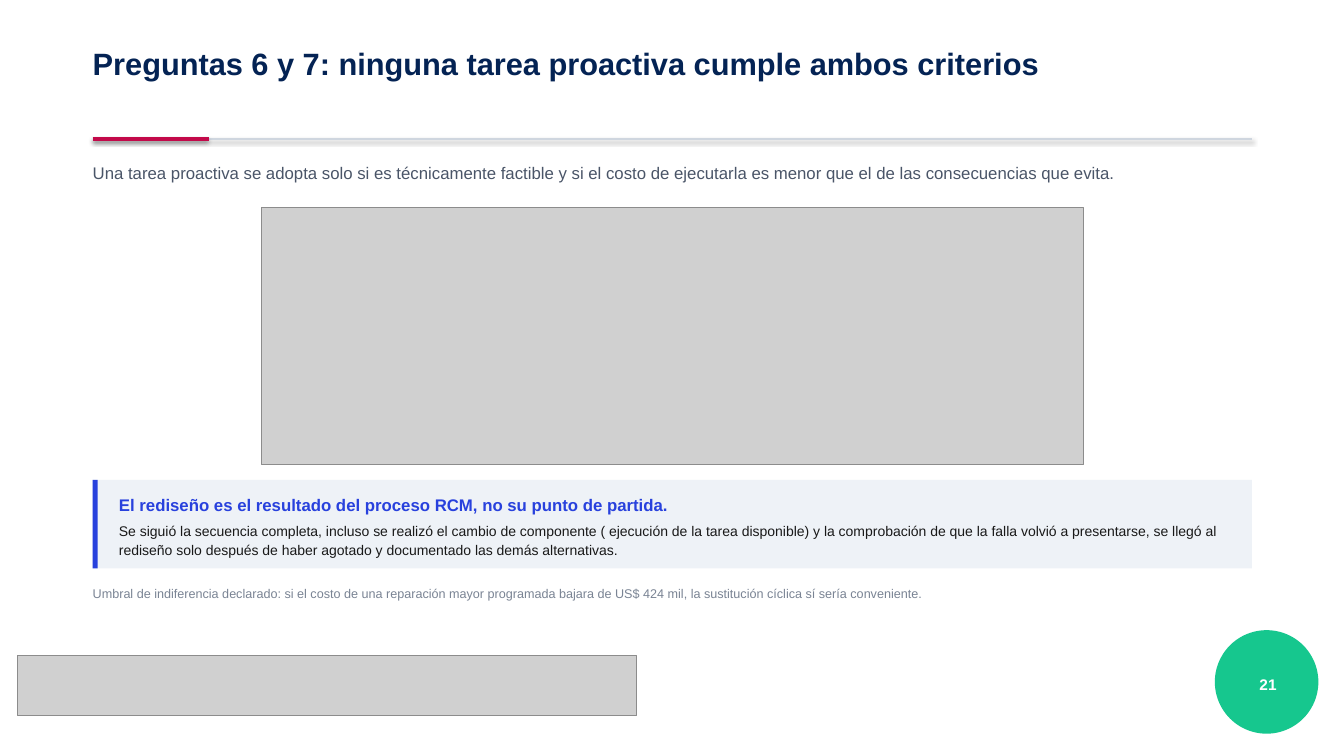
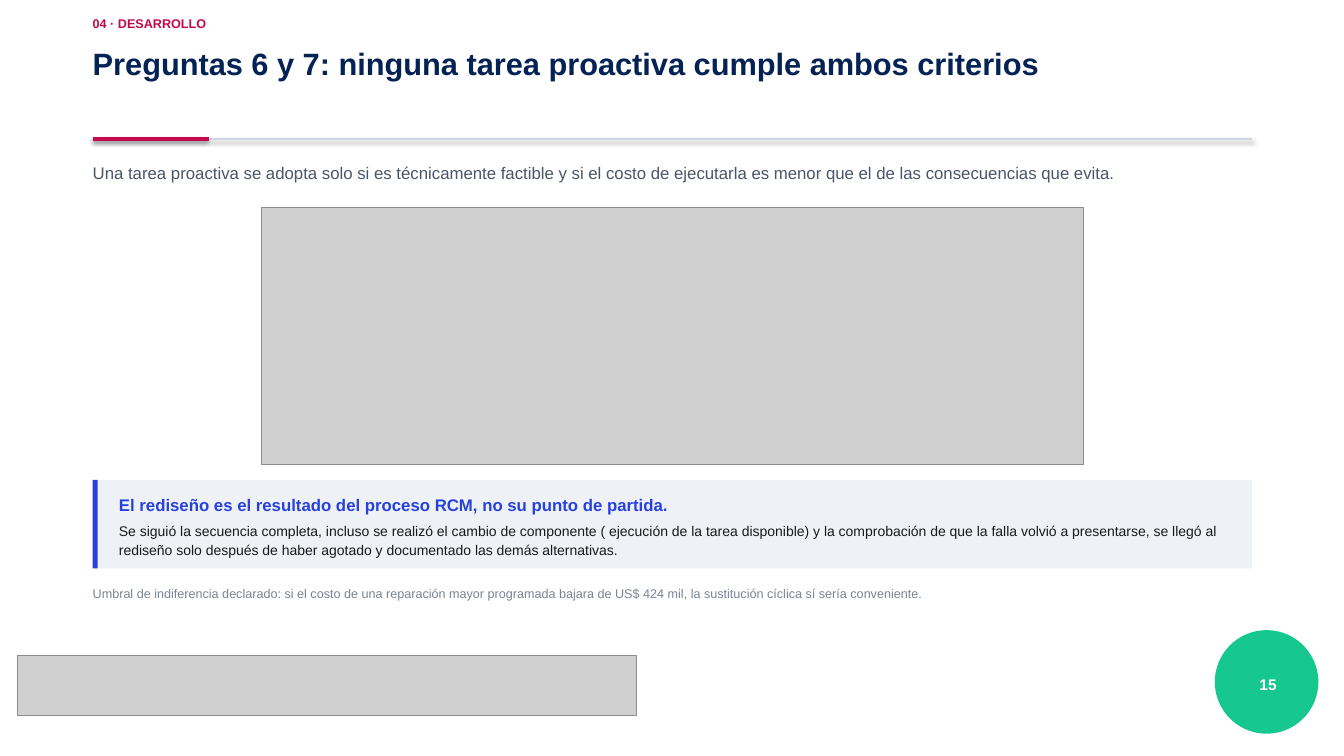
Before and after one commit to scedillo-wq/TSP, a slide deck: slide 15 of Sustentacion_TSP_Cedillo_PUCP.pptx (slide 21 before the commit). Drawn at 1344x756 pixels with LibreOffice and Linux fonts; fonts in the diff are those of the drawing; grey boxes stand for pictures; background and template pictures are left out. Boxes give left, top, right and bottom in pixels: in the first picture for what was removed or moved away, otherwise in the second. Text is boxed around its words. In the diff, an @@ line names an element or a change of style, - is before the commit and + after.

```diff
--- a/Sustentacion_TSP_Cedillo_PUCP.pptx
+++ b/Sustentacion_TSP_Cedillo_PUCP.pptx
@@ text added at [93,19,206,28], 9 pt, text #C3094A, bold @@
+04 · DESARROLLO
@@ text at [1259,679,1276,690]: text changed @@
-21
+15
```
Also in this commit, not shown: 18 other slides changed, 11 slides removed.
